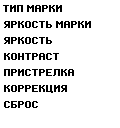
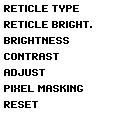
Layers edited between the first and the second 120px x 128px image:
removed layer "Marker" over [56, 21, 92, 44]
painted on "Тип прицела" over [3, 5, 79, 12]
painted on "Яркость прицела" over [4, 21, 92, 28]
painted on "Яркость" over [4, 37, 69, 44]
painted on "Контраст" over [4, 53, 52, 60]
painted on "Пристрелка" over [4, 69, 74, 76]
painted on "Коррекция" over [6, 85, 83, 93]
painted on "Сброс" over [4, 101, 38, 108]
